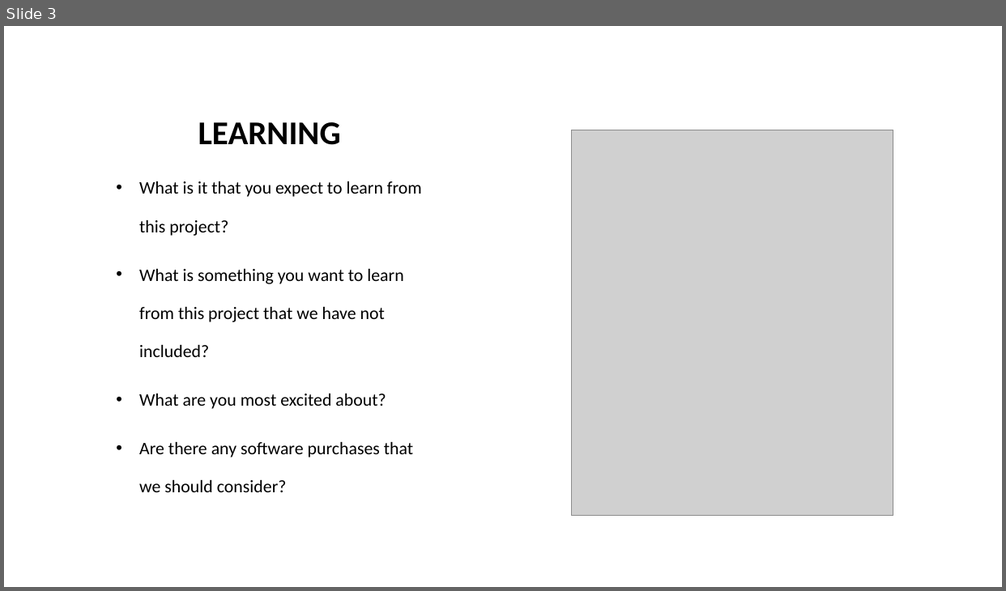
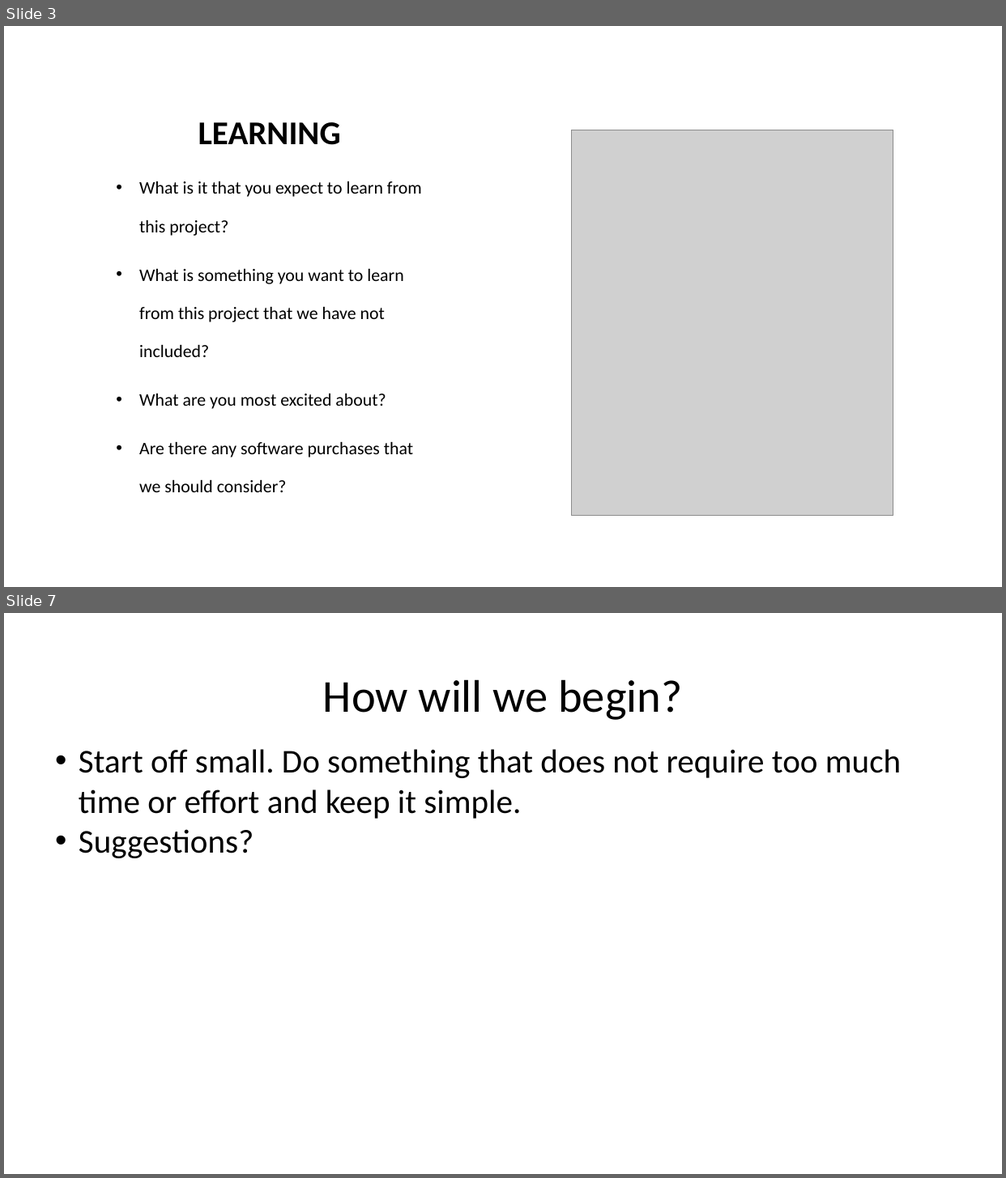
Before and after one commit to jorrtayl/Group-Project, a slide deck: Group Project.pptx. Shown one above the other, each under a label of ours: slide 3 before the commit, slides 3 and 7 after it; the slides between them are not shown. The pictures are 1006x591 and 1006x1178 pixels, drawn with LibreOffice and Linux fonts; fonts in the diff are those of the drawing; grey boxes stand for pictures. Boxes give left, top, right and bottom in pixels: in the first picture for what was removed or moved away, otherwise in the second. Text is boxed around its words. In the diff, an @@ line names an element or a change of style, - is before the commit and + after.

```diff
--- a/Group Project.pptx
+++ b/Group Project.pptx
@@ slide 7 added at (x1=4, y1=613, x2=1002, y2=1174), background #FFFFFF @@
@@ title added at (x1=323, y1=679, x2=682, y2=720), 44 pt, text #000000 @@
+How will we begin?
@@ text added at (x1=79, y1=749, x2=901, y2=858), 32 pt, text #000000 @@
+• Start off small. Do something that does not require too much time or effort and keep it simple.
+• Suggestions?
```
Also in this commit, not shown: 1 slide changed, 2 other slides added, 28 other files.
